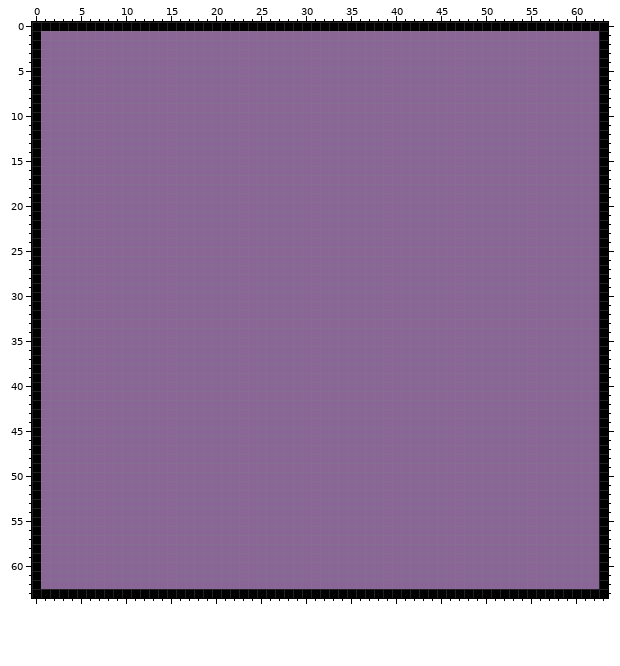
Pixel-art sprite, stored at purple_tile.png. The first picture shows the starting point.
The file is 256x256 pixels, drawn in blocks of 4x4; one block is one cell here.
After the commit:
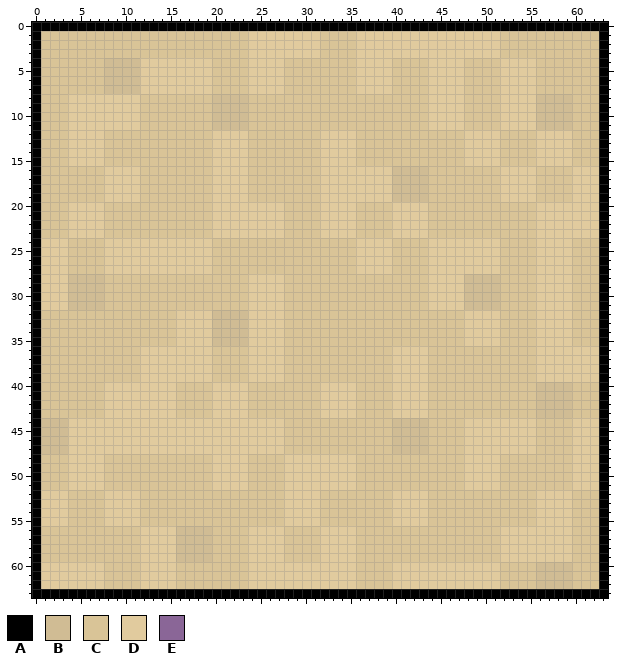
Palette (. is transparent): A #000000  B #d0bc94  C #d9c497  D #e1cb9e  E #8a6697
What changed:
Changed rows in their new state; - is an unchanged pixel.
first column x 1:
 1 CCCCCCCCCCCCCCCCCCCCCCCDDDDDDDDCCCCDDDDDDDDDDDDDDDDCCCCCCCCCCC
 2 CCCCCCCCCCCCCCCCCCCCCCCDDDDDDDDCCCCDDDDDDDDDDDDDDDDCCCCCCCCCCC
 3 CCCCCCCCCCCCCCCCCCCCCCCDDDDDDDDCCCCDDDDDDDDDDDDDDDDCCCCCCCCCCC
 4 CCCCCCCBBBBDDDDDDDDCCCCDDDDCCCCCCCCDDDDCCCCDDDDCCCCDDDDCCCCCCC
 5 CCCCCCCBBBBDDDDDDDDCCCCDDDDCCCCCCCCDDDDCCCCDDDDCCCCDDDDCCCCCCC
 6 CCCCCCCBBBBDDDDDDDDCCCCDDDDCCCCCCCCDDDDCCCCDDDDCCCCDDDDCCCCCCC
 7 CCCCCCCBBBBDDDDDDDDCCCCDDDDCCCCCCCCDDDDCCCCDDDDCCCCDDDDCCCCCCC
 8 CCCDDDDDDDDCCCCCCCCBBBBCCCCCCCCCCCCCCCCCCCCDDDDCCCCDDDDBBBBCCC
 9 CCCDDDDDDDDCCCCCCCCBBBBCCCCCCCCCCCCCCCCCCCCDDDDCCCCDDDDBBBBCCC
10 CCCDDDDDDDDCCCCCCCCBBBBCCCCCCCCCCCCCCCCCCCCDDDDCCCCDDDDBBBBCCC
11 CCCDDDDDDDDCCCCCCCCBBBBCCCCCCCCCCCCCCCCCCCCDDDDCCCCDDDDBBBBCCC
12 CCCDDDDCCCCCCCCCCCCDDDDCCCCCCCCDDDDCCCCCCCCCCCCDDDDCCCCDDDDCCC
13 CCCDDDDCCCCCCCCCCCCDDDDCCCCCCCCDDDDCCCCCCCCCCCCDDDDCCCCDDDDCCC
14 CCCDDDDCCCCCCCCCCCCDDDDCCCCCCCCDDDDCCCCCCCCCCCCDDDDCCCCDDDDCCC
15 CCCDDDDCCCCCCCCCCCCDDDDCCCCCCCCDDDDCCCCCCCCCCCCDDDDCCCCDDDDCCC
16 CCCCCCCDDDDCCCCCCCCDDDDCCCCCCCCDDDDDDDDBBBBCCCCCCCCDDDDCCCCDDD
17 CCCCCCCDDDDCCCCCCCCDDDDCCCCCCCCDDDDDDDDBBBBCCCCCCCCDDDDCCCCDDD
18 CCCCCCCDDDDCCCCCCCCDDDDCCCCCCCCDDDDDDDDBBBBCCCCCCCCDDDDCCCCDDD
19 CCCCCCCDDDDCCCCCCCCDDDDCCCCCCCCDDDDDDDDBBBBCCCCCCCCDDDDCCCCDDD
20 CCCDDDDCCCCCCCCCCCCDDDDDDDDCCCCDDDDCCCCDDDDCCCCCCCCCCCCDDDDDDD
21 CCCDDDDCCCCCCCCCCCCDDDDDDDDCCCCDDDDCCCCDDDDCCCCCCCCCCCCDDDDDDD
22 CCCDDDDCCCCCCCCCCCCDDDDDDDDCCCCDDDDCCCCDDDDCCCCCCCCCCCCDDDDDDD
23 CCCDDDDCCCCCCCCCCCCDDDDDDDDCCCCDDDDCCCCDDDDCCCCCCCCCCCCDDDDDDD
24 DDDCCCCDDDDDDDDDDDDCCCCCCCCCCCCCCCCDDDDCCCCDDDDDDDDCCCCDDDDCCC
25 DDDCCCCDDDDDDDDDDDDCCCCCCCCCCCCCCCCDDDDCCCCDDDDDDDDCCCCDDDDCCC
26 DDDCCCCDDDDDDDDDDDDCCCCCCCCCCCCCCCCDDDDCCCCDDDDDDDDCCCCDDDDCCC
27 DDDCCCCDDDDDDDDDDDDCCCCCCCCCCCCCCCCDDDDCCCCDDDDDDDDCCCCDDDDCCC
28 DDDBBBBCCCCCCCCCCCCCCCCDDDDCCCCCCCCCCCCCCCCDDDDBBBBCCCCDDDDCCC
29 DDDBBBBCCCCCCCCCCCCCCCCDDDDCCCCCCCCCCCCCCCCDDDDBBBBCCCCDDDDCCC
30 DDDBBBBCCCCCCCCCCCCCCCCDDDDCCCCCCCCCCCCCCCCDDDDBBBBCCCCDDDDCCC
31 DDDBBBBCCCCCCCCCCCCCCCCDDDDCCCCCCCCCCCCCCCCDDDDBBBBCCCCDDDDCCC
32 CCCCCCCCCCCCCCCDDDDBBBBDDDDCCCCCCCCCCCCCCCCCCCCDDDDCCCCDDDDCCC
33 CCCCCCCCCCCCCCCDDDDBBBBDDDDCCCCCCCCCCCCCCCCCCCCDDDDCCCCDDDDCCC
34 CCCCCCCCCCCCCCCDDDDBBBBDDDDCCCCCCCCCCCCCCCCCCCCDDDDCCCCDDDDCCC
35 CCCCCCCCCCCCCCCDDDDBBBBDDDDCCCCCCCCCCCCCCCCCCCCDDDDCCCCDDDDCCC
36 CCCCCCCCCCCDDDDDDDDCCCCDDDDCCCCCCCCCCCCDDDDCCCCCCCCCCCCDDDDDDD
37 CCCCCCCCCCCDDDDDDDDCCCCDDDDCCCCCCCCCCCCDDDDCCCCCCCCCCCCDDDDDDD
38 CCCCCCCCCCCDDDDDDDDCCCCDDDDCCCCCCCCCCCCDDDDCCCCCCCCCCCCDDDDDDD
39 CCCCCCCCCCCDDDDDDDDCCCCDDDDCCCCCCCCCCCCDDDDCCCCCCCCCCCCDDDDDDD
40 CCCCCCCDDDDDDDDCCCCDDDDCCCCCCCCDDDDCCCCDDDDCCCCCCCCCCCCBBBBCCC
41 CCCCCCCDDDDDDDDCCCCDDDDCCCCCCCCDDDDCCCCDDDDCCCCCCCCCCCCBBBBCCC
42 CCCCCCCDDDDDDDDCCCCDDDDCCCCCCCCDDDDCCCCDDDDCCCCCCCCCCCCBBBBCCC
43 CCCCCCCDDDDDDDDCCCCDDDDCCCCCCCCDDDDCCCCDDDDCCCCCCCCCCCCBBBBCCC
44 BBBDDDDDDDDDDDDDDDDDDDDDDDDCCCCCCCCCCCCBBBBCCCCDDDDDDDDCCCCDDD
45 BBBDDDDDDDDDDDDDDDDDDDDDDDDCCCCCCCCCCCCBBBBCCCCDDDDDDDDCCCCDDD
46 BBBDDDDDDDDDDDDDDDDDDDDDDDDCCCCCCCCCCCCBBBBCCCCDDDDDDDDCCCCDDD
47 BBBDDDDDDDDDDDDDDDDDDDDDDDDCCCCCCCCCCCCBBBBCCCCDDDDDDDDCCCCDDD
48 CCCDDDDCCCCCCCCCCCCDDDDCCCCDDDDDDDDCCCCCCCCCCCCDDDDCCCCCCCCDDD
49 CCCDDDDCCCCCCCCCCCCDDDDCCCCDDDDDDDDCCCCCCCCCCCCDDDDCCCCCCCCDDD
50 CCCDDDDCCCCCCCCCCCCDDDDCCCCDDDDDDDDCCCCCCCCCCCCDDDDCCCCCCCCDDD
51 CCCDDDDCCCCCCCCCCCCDDDDCCCCDDDDDDDDCCCCCCCCCCCCDDDDCCCCCCCCDDD
52 DDDCCCCDDDDCCCCCCCCCCCCCCCCDDDDCCCCCCCCDDDDCCCCCCCCCCCCDDDDCCC
53 DDDCCCCDDDDCCCCCCCCCCCCCCCCDDDDCCCCCCCCDDDDCCCCCCCCCCCCDDDDCCC
54 DDDCCCCDDDDCCCCCCCCCCCCCCCCDDDDCCCCCCCCDDDDCCCCCCCCCCCCDDDDCCC
55 DDDCCCCDDDDCCCCCCCCCCCCCCCCDDDDCCCCCCCCDDDDCCCCCCCCCCCCDDDDCCC
56 CCCCCCCCCCCDDDDBBBBCCCCDDDDCCCCDDDDCCCCCCCCCCCCCCCCDDDDDDDDCCC
57 CCCCCCCCCCCDDDDBBBBCCCCDDDDCCCCDDDDCCCCCCCCCCCCCCCCDDDDDDDDCCC
58 CCCCCCCCCCCDDDDBBBBCCCCDDDDCCCCDDDDCCCCCCCCCCCCCCCCDDDDDDDDCCC
59 CCCCCCCCCCCDDDDBBBBCCCCDDDDCCCCDDDDCCCCCCCCCCCCCCCCDDDDDDDDCCC
60 DDDDDDDCCCCDDDDCCCCCCCCDDDDDDDDDDDDCCCCDDDDDDDDDDDDCCCCBBBBCCC
61 DDDDDDDCCCCDDDDCCCCCCCCDDDDDDDDDDDDCCCCDDDDDDDDDDDDCCCCBBBBCCC
62 DDDDDDDCCCCDDDDCCCCCCCCDDDDDDDDDDDDCCCCDDDDDDDDDDDDCCCCBBBBCCC
Boxes around the changes in both pictures, in picture pixels (x1, y1, x2, y2):
changed: (41, 31, 599, 589)
